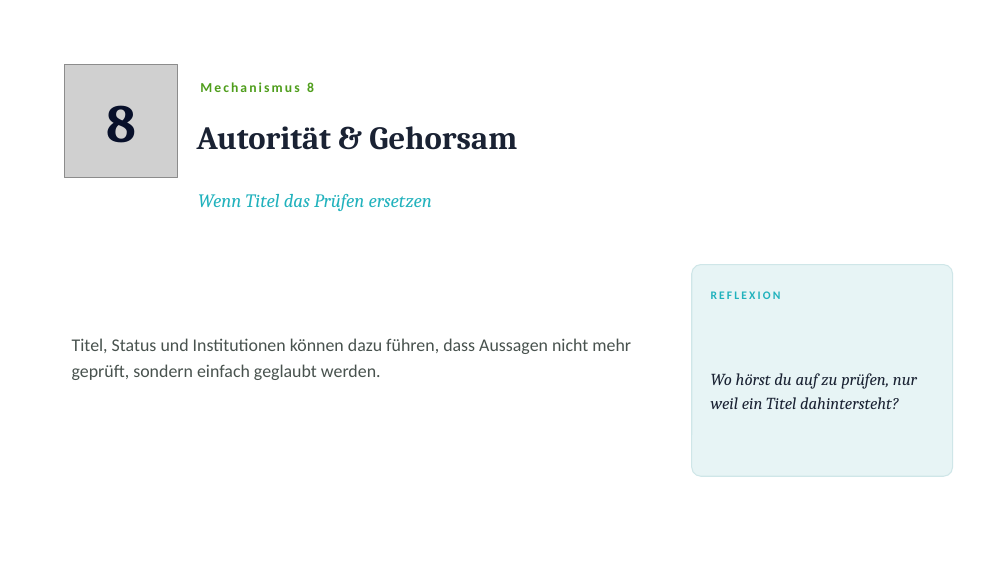
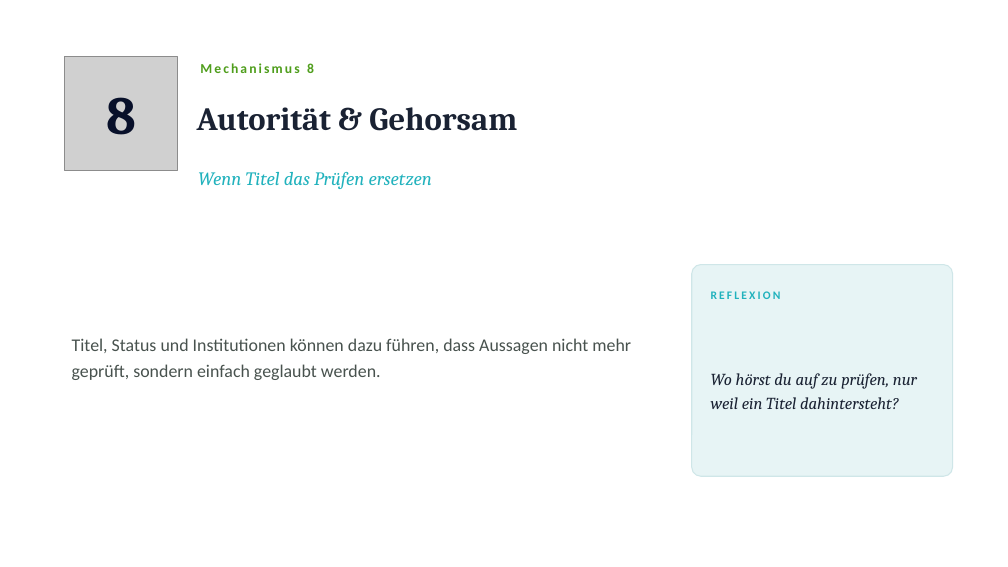
Before and after one commit to Heiko888/werdemeisterdeinergedanken, a slide deck: slide 16 of docs/workshop/mentale-selbstverteidigung/WMDG-Workshop-Mentale-Selbstverteidigung.pptx. Drawn at 1008x567 pixels with LibreOffice and Linux fonts; fonts in the diff are those of the drawing; grey boxes stand for pictures. Boxes give left, top, right and bottom in pixels: in the first picture for what was removed or moved away, otherwise in the second. Text is boxed around its words. In the diff, an @@ line names an element or a change of style, - is before the commit and + after.

```diff
--- a/docs/workshop/mentale-selbstverteidigung/WMDG-Workshop-Mentale-Selbstverteidigung.pptx
+++ b/docs/workshop/mentale-selbstverteidigung/WMDG-Workshop-Mentale-Selbstverteidigung.pptx
@@ picture moved from (x1=64, y1=64, x2=178, y2=178) to (x1=64, y1=57, x2=178, y2=170) @@
@@ text "8" moved from (x1=106, y1=105, x2=136, y2=143) to (x1=106, y1=97, x2=136, y2=135) @@
@@ text "Mechanismus 8" moved from (x1=200, y1=82, x2=314, y2=92) to (x1=200, y1=63, x2=314, y2=73) @@
@@ text "Autorität & Gehorsam" moved from (x1=197, y1=126, x2=517, y2=150) to (x1=197, y1=107, x2=517, y2=131) @@
@@ text "Wenn Titel das Prüfen ersetzen" moved from (x1=198, y1=194, x2=432, y2=211) to (x1=198, y1=172, x2=432, y2=189) @@
```
Also in this commit, not shown: 17 other slides changed, 4 other files.
